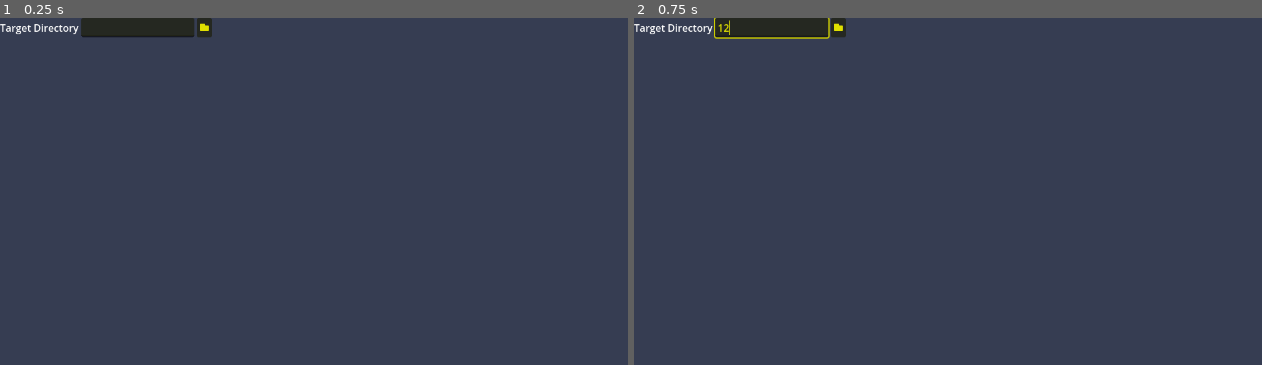
Above: before the commit, frames 1-2 (left to right).
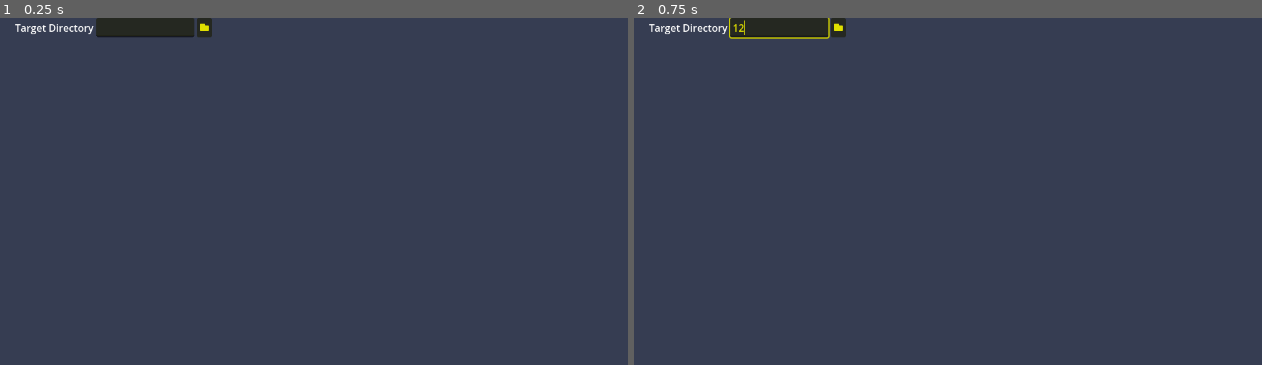
Above: after the commit, the same moments.

Repository: KoBeWi/Godot-Project-Builds
Game: Godot game, scene res://Tasks/ClearDirectory.tscn
Same seed, same stepped clock (60 frames per second), same inputs: the game is played once before the commit and once after it. This scene is started directly instead of the project's main scene.
Inputs (mouse positions are in pixels of both pictures, inside the frame that each line leads up to):
- Up to frame 1 (0.25 s): no input
- Up to frame 2 (0.75 s): click (772, 28) at 0.52 s; type "12" at 0.6 s

The runs differ from the first frame. In frame 1, 0.3% of the frame differs, in the area x 0-16%, y 0-6%; in frame 2, 0.4%, in the area x 0-18%, y 0-7%.

Commit message:
Standardize task layout

Diff:
--- a/Tasks/ClearDirectory.tscn
+++ b/Tasks/ClearDirectory.tscn
@@ -54,8 +54,10 @@
 script_name = "ClearDirectory.gd"
 
 [node name="Label" type="Label" parent="."]
+custom_minimum_size = Vector2(150, 0)
 layout_mode = 2
 text = "Target Directory"
+horizontal_alignment = 2
 
 [node name="TargetDirectory" parent="." instance=ExtResource("1_63381")]
 unique_name_in_owner = true
--- a/Tasks/CopyFiles.tscn
+++ b/Tasks/CopyFiles.tscn
@@ -81,9 +81,11 @@
 script_name = "CopyFiles.gd"
 
 [node name="Label" type="Label" parent="."]
+custom_minimum_size = Vector2(150, 0)
 layout_mode = 2
 size_flags_horizontal = 8
 text = "Source Path"
+horizontal_alignment = 2
 
 [node name="SourcePath" parent="." instance=ExtResource("1_nbxxd")]
 unique_name_in_owner = true
@@ -98,6 +100,7 @@
 layout_mode = 2
 size_flags_horizontal = 8
 text = "Target Path"
+horizontal_alignment = 2
 
 [node name="TargetPath" parent="." instance=ExtResource("1_nbxxd")]
 unique_name_in_owner = true
@@ -107,11 +110,10 @@
 mode = 3
 scope = 1
 
-[node name="Label3" type="Label" parent="."]
+[node name="Control" type="Control" parent="."]
 auto_translate_mode = 1
 layout_mode = 2
 size_flags_horizontal = 8
-text = "Recursive"
 
 [node name="Recursive" type="CheckBox" parent="."]
 unique_name_in_owner = true
--- a/Tasks/CustomTask.tscn
+++ b/Tasks/CustomTask.tscn
@@ -53,6 +53,7 @@
 script = SubResource("GDScript_3vtsj")
 
 [node name="Label" type="Label" parent="."]
+custom_minimum_size = Vector2(150, 0)
 layout_mode = 2
 text = "Command"
 horizontal_alignment = 2
--- a/Tasks/ExportProject.tscn
+++ b/Tasks/ExportProject.tscn
@@ -90,6 +90,7 @@
 script = SubResource("GDScript_mlhhy")
 
 [node name="Label2" type="Label" parent="."]
+custom_minimum_size = Vector2(150, 0)
 layout_mode = 2
 text = "Preset"
 horizontal_alignment = 2
@@ -110,7 +111,7 @@
 mode = 2
 scope = 1
 
-[node name="Label3" type="Control" parent="."]
+[node name="Control" type="Control" parent="."]
 auto_translate_mode = 1
 layout_mode = 2
 
--- a/Tasks/ExportProjectFromTemplate.tscn
+++ b/Tasks/ExportProjectFromTemplate.tscn
@@ -139,8 +139,10 @@
 script = SubResource("GDScript_mlhhy")
 
 [node name="Label" type="Label" parent="."]
+custom_minimum_size = Vector2(150, 0)
 layout_mode = 2
 text = "Base Preset"
+horizontal_alignment = 2
 
 [node name="PresetList" type="OptionButton" parent="."]
 unique_name_in_owner = true
@@ -150,6 +152,7 @@
 [node name="Label2" type="Label" parent="."]
 layout_mode = 2
 text = "Preset Template"
+horizontal_alignment = 2
 
 [node name="TemplateList" type="OptionButton" parent="."]
 unique_name_in_owner = true
@@ -159,6 +162,7 @@
 [node name="Label3" type="Label" parent="."]
 layout_mode = 2
 text = "Path Suffix"
+horizontal_alignment = 2
 
 [node name="PathSuffix" type="LineEdit" parent="."]
 unique_name_in_owner = true
--- a/Tasks/PackZIP.tscn
+++ b/Tasks/PackZIP.tscn
@@ -81,6 +81,7 @@
 columns = 2
 
 [node name="Label2" type="Label" parent="GridContainer"]
+custom_minimum_size = Vector2(150, 0)
 layout_mode = 2
 size_flags_horizontal = 8
 text = "Source Directory"
--- a/Tasks/SubRoutine.tscn
+++ b/Tasks/SubRoutine.tscn
@@ -112,42 +112,26 @@
 	]
 "
 
-[node name="SubRoutine" type="HBoxContainer"]
+[node name="SubRoutine" type="GridContainer"]
 offset_right = 377.0
 offset_bottom = 23.0
+columns = 2
 script = SubResource("GDScript_boi7e")
 
-[node name="Control" type="Control" parent="."]
+[node name="Label" type="Label" parent="."]
 auto_translate_mode = 1
-layout_mode = 2
-size_flags_horizontal = 3
-
-[node name="Limbo" type="Node2D" parent="Control"]
-unique_name_in_owner = true
-visible = false
-
-[node name="HBoxContainer" type="HBoxContainer" parent="."]
-auto_translate_mode = 1
-layout_mode = 2
-size_flags_horizontal = 3
-size_flags_stretch_ratio = 8.0
-alignment = 1
-
-[node name="Label" type="Label" parent="HBoxContainer"]
-auto_translate_mode = 1
+custom_minimum_size = Vector2(150, 0)
 layout_mode = 2
 text = "Routine"
 horizontal_alignment = 2
 
-[node name="SubRoutine" type="OptionButton" parent="HBoxContainer"]
+[node name="SubRoutine" type="OptionButton" parent="."]
 unique_name_in_owner = true
 auto_translate_mode = 1
 layout_mode = 2
 size_flags_horizontal = 3
 
-[node name="Control2" type="Control" parent="."]
-auto_translate_mode = 1
-layout_mode = 2
-size_flags_horizontal = 3
-
-[node name="AudioStreamPlayer" type="AudioStreamPlayer" parent="."]
+[node name="Limbo" type="Node2D" parent="."]
+unique_name_in_owner = true
+visible = false
+position = Vector2(0, 27)
--- a/Tasks/UploadEpic.tscn
+++ b/Tasks/UploadEpic.tscn
@@ -120,6 +120,7 @@
 has_sensitive_data = true
 
 [node name="Label" type="Label" parent="."]
+custom_minimum_size = Vector2(150, 0)
 layout_mode = 2
 text = "Build Root"
 horizontal_alignment = 2
--- a/Tasks/UploadGOG.tscn
+++ b/Tasks/UploadGOG.tscn
@@ -138,58 +138,45 @@
 		return \"\"
 "
 
-[node name="UploadGog" type="HBoxContainer"]
+[node name="UploadGog" type="GridContainer"]
 offset_right = 520.0
 offset_bottom = 23.0
+columns = 2
 script = SubResource("GDScript_a0t4t")
 has_static_configuration = true
 has_sensitive_data = true
 
-[node name="Control" type="Control" parent="."]
+[node name="Label" type="Label" parent="."]
 auto_translate_mode = 1
-layout_mode = 2
-size_flags_horizontal = 3
-
-[node name="HBoxContainer" type="GridContainer" parent="."]
-auto_translate_mode = 1
-layout_mode = 2
-size_flags_horizontal = 3
-size_flags_stretch_ratio = 8.0
-columns = 2
-
-[node name="Label" type="Label" parent="HBoxContainer"]
-auto_translate_mode = 1
+custom_minimum_size = Vector2(150, 0)
 layout_mode = 2
 text = "JSON File"
 horizontal_alignment = 2
 
-[node name="JSONFile" type="OptionButton" parent="HBoxContainer"]
+[node name="JSONFile" type="OptionButton" parent="."]
 unique_name_in_owner = true
 auto_translate_mode = 1
 layout_mode = 2
 size_flags_horizontal = 3
 
-[node name="Label2" type="Label" parent="HBoxContainer"]
+[node name="Label2" type="Label" parent="."]
 layout_mode = 2
 size_flags_horizontal = 8
 text = "Branch"
+horizontal_alignment = 2
 
-[node name="Branch" type="LineEdit" parent="HBoxContainer"]
+[node name="Branch" type="LineEdit" parent="."]
 unique_name_in_owner = true
 layout_mode = 2
 
-[node name="Label3" type="Label" parent="HBoxContainer"]
+[node name="Label3" type="Label" parent="."]
 auto_translate_mode = 1
 layout_mode = 2
 size_flags_horizontal = 8
 text = "Branch Password"
+horizontal_alignment = 2
 
-[node name="BranchPassword" type="LineEdit" parent="HBoxContainer"]
+[node name="BranchPassword" type="LineEdit" parent="."]
 unique_name_in_owner = true
 auto_translate_mode = 1
 layout_mode = 2
-
-[node name="Control2" type="Control" parent="."]
-auto_translate_mode = 1
-layout_mode = 2
-size_flags_horizontal = 3
--- a/Tasks/UploadItch.tscn
+++ b/Tasks/UploadItch.tscn
@@ -80,45 +80,32 @@
 	]
 "
 
-[node name="UploadItch" type="HBoxContainer"]
+[node name="UploadItch" type="GridContainer"]
 offset_right = 536.0
 offset_bottom = 66.0
+columns = 2
 script = SubResource("GDScript_5kvo4")
 
-[node name="Control" type="Control" parent="."]
-layout_mode = 2
-size_flags_horizontal = 3
-
-[node name="GridContainer" type="GridContainer" parent="."]
-layout_mode = 2
-size_flags_horizontal = 3
-size_flags_stretch_ratio = 4.0
-columns = 2
-
-[node name="Label" type="Label" parent="GridContainer"]
+[node name="Label" type="Label" parent="."]
+custom_minimum_size = Vector2(150, 0)
 layout_mode = 2
 text = "Source Folder"
 horizontal_alignment = 2
 
-[node name="SourceFolder" parent="GridContainer" instance=ExtResource("1_qoq5m")]
+[node name="SourceFolder" parent="." instance=ExtResource("1_qoq5m")]
 unique_name_in_owner = true
 layout_mode = 2
 size_flags_horizontal = 3
 scope = 1
 missing_mode = 1
 
-[node name="Label2" type="Label" parent="GridContainer"]
+[node name="Label2" type="Label" parent="."]
 auto_translate_mode = 1
 layout_mode = 2
 text = "Channel"
 horizontal_alignment = 2
 
-[node name="Channel" type="LineEdit" parent="GridContainer"]
+[node name="Channel" type="LineEdit" parent="."]
 unique_name_in_owner = true
 layout_mode = 2
 size_flags_horizontal = 3
-
-[node name="Control2" type="Control" parent="."]
-auto_translate_mode = 1
-layout_mode = 2
-size_flags_horizontal = 3
--- a/Tasks/UploadSteam.tscn
+++ b/Tasks/UploadSteam.tscn
@@ -109,34 +109,21 @@
 		return \"\"
 "
 
-[node name="UploadSteam" type="HBoxContainer"]
+[node name="UploadSteam" type="GridContainer"]
 offset_right = 522.0
 offset_bottom = 23.0
+columns = 2
 script = SubResource("GDScript_ftiq7")
 has_static_configuration = true
 has_sensitive_data = true
 
-[node name="Control" type="Control" parent="."]
-layout_mode = 2
-size_flags_horizontal = 3
-
-[node name="HBoxContainer" type="HBoxContainer" parent="."]
-layout_mode = 2
-size_flags_horizontal = 3
-size_flags_stretch_ratio = 8.0
-alignment = 1
-
-[node name="Label" type="Label" parent="HBoxContainer"]
+[node name="Label" type="Label" parent="."]
+custom_minimum_size = Vector2(150, 0)
 layout_mode = 2
 text = "VDF File"
 horizontal_alignment = 2
 
-[node name="VDFFile" type="OptionButton" parent="HBoxContainer"]
+[node name="VDFFile" type="OptionButton" parent="."]
 unique_name_in_owner = true
 layout_mode = 2
 size_flags_horizontal = 3
-
-[node name="Control2" type="Control" parent="."]
-auto_translate_mode = 1
-layout_mode = 2
-size_flags_horizontal = 3
